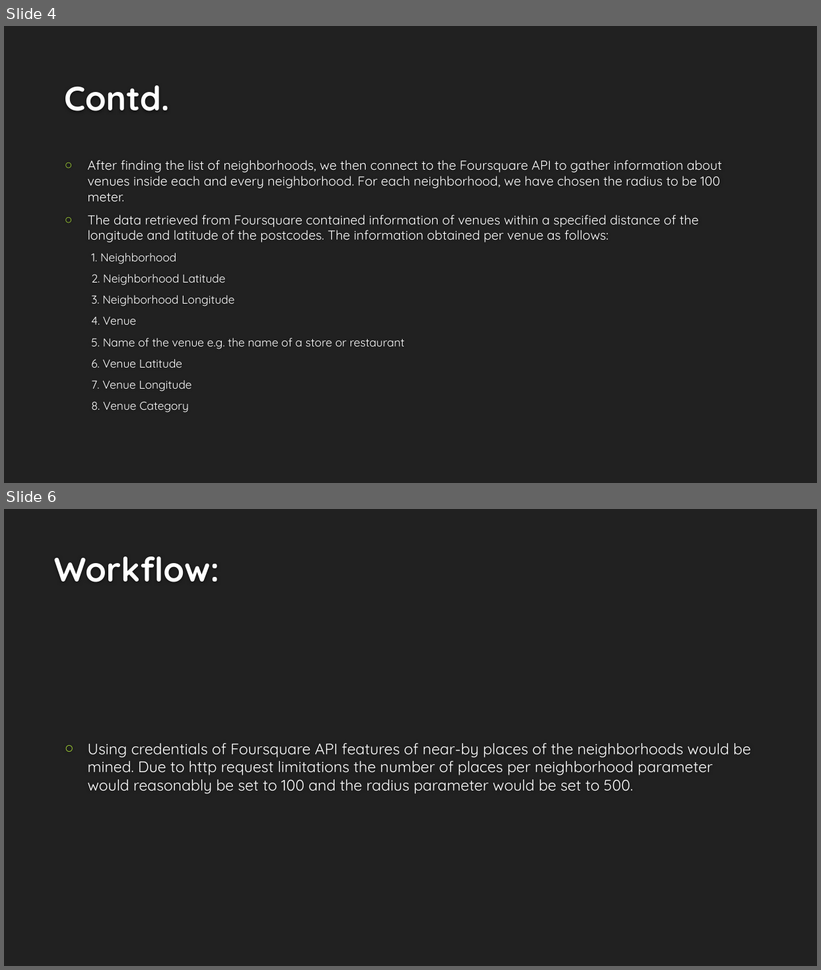
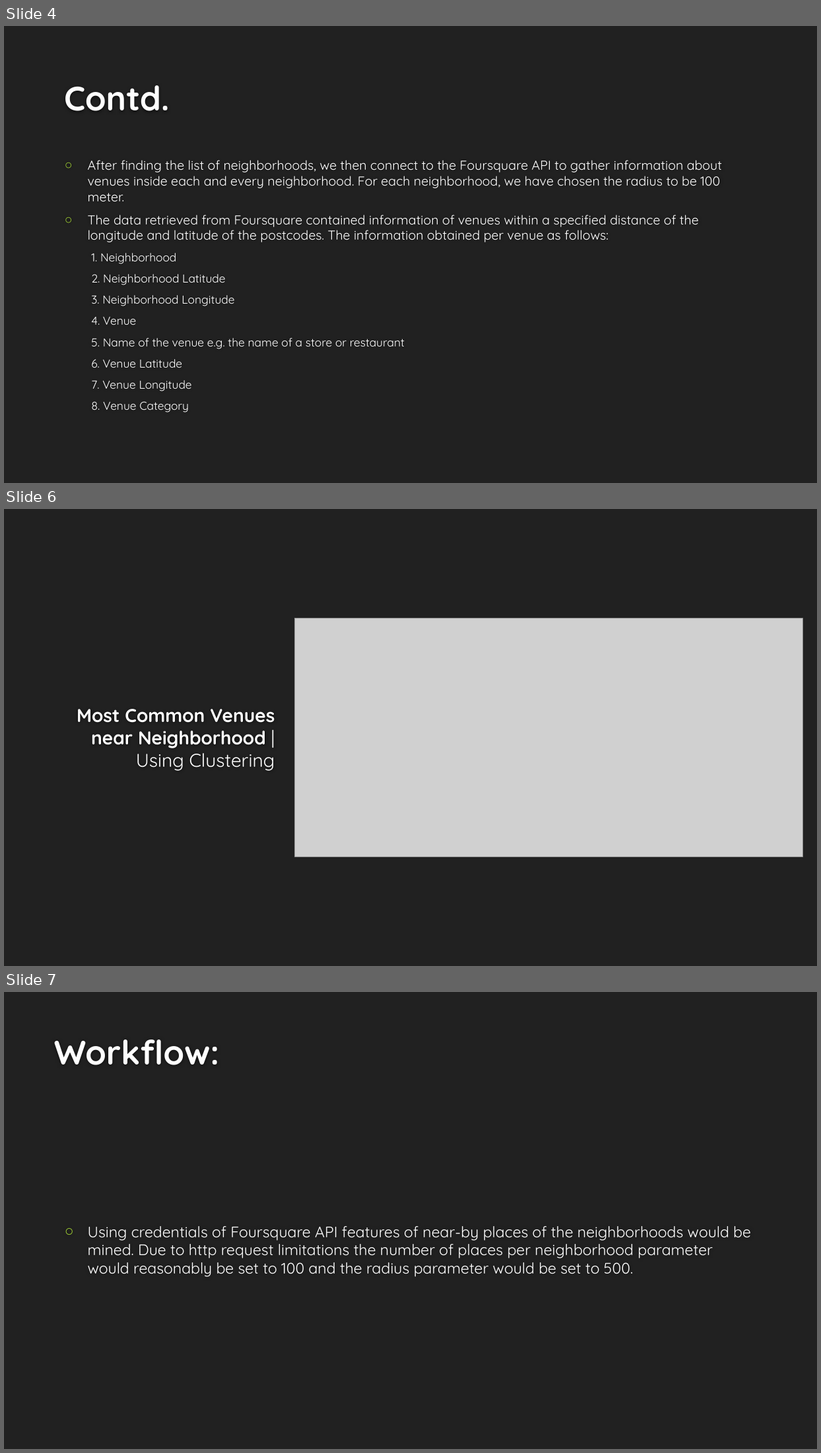
Before and after one commit to hmehta675/Coursera_Capstone, a slide deck: Week 5/The Battle of Neighborhoods.pptx. Shown one above the other, each under a label of ours: slides 4 and 6 before the commit, slides 4, 6 and 7 after it; the slides between them are not shown. The pictures are 821x970 and 821x1453 pixels, drawn with LibreOffice and Linux fonts; fonts in the diff are those of the drawing; grey boxes stand for pictures; background and template pictures are left out. Boxes give left, top, right and bottom in pixels: in the first picture for what was removed or moved away, otherwise in the second. Text is boxed around its words. In the diff, an @@ line names an element or a change of style, - is before the commit and + after.

```diff
--- a/Week 5/The Battle of Neighborhoods.pptx
+++ b/Week 5/The Battle of Neighborhoods.pptx
@@ slide 6 added at (x1=4, y1=509, x2=817, y2=966), background #212121 @@
@@ picture added at (x1=295, y1=619, x2=804, y2=857) @@
@@ title added at (x1=77, y1=709, x2=275, y2=771), 22 pt, text #FEFEFE, bold @@
+Most Common Venues near Neighborhood | Using Clustering
@@ what was slide 6 is now slide 7 @@
```
Also in this commit, not shown: 1 slide changed.
